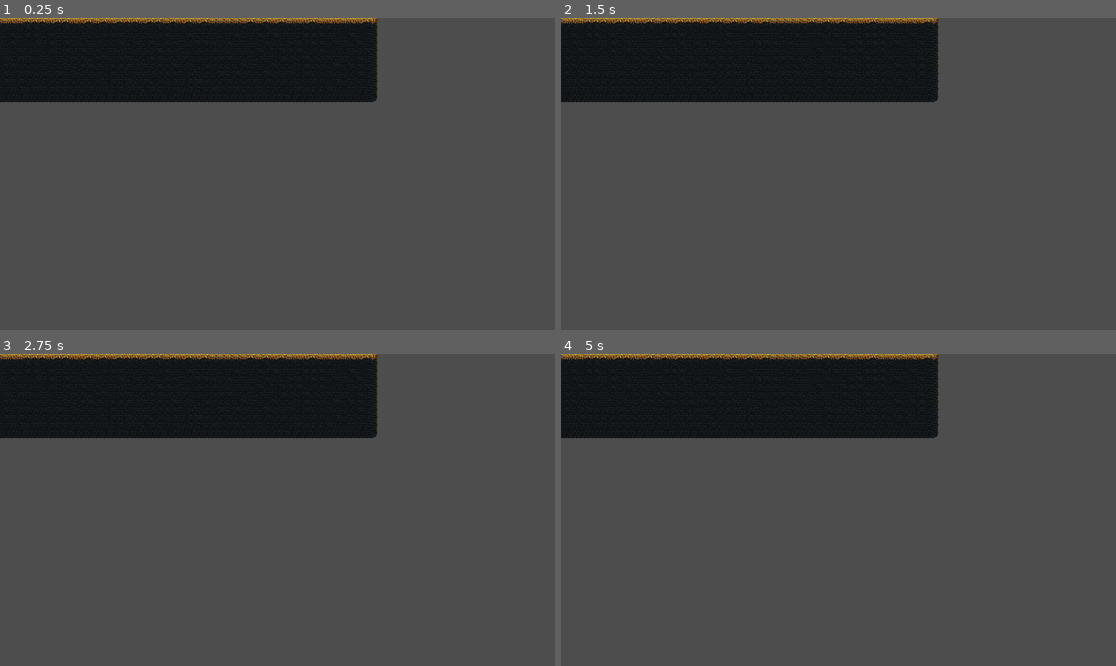
Above: before the commit, frames 1-4 (two rows, left to right).
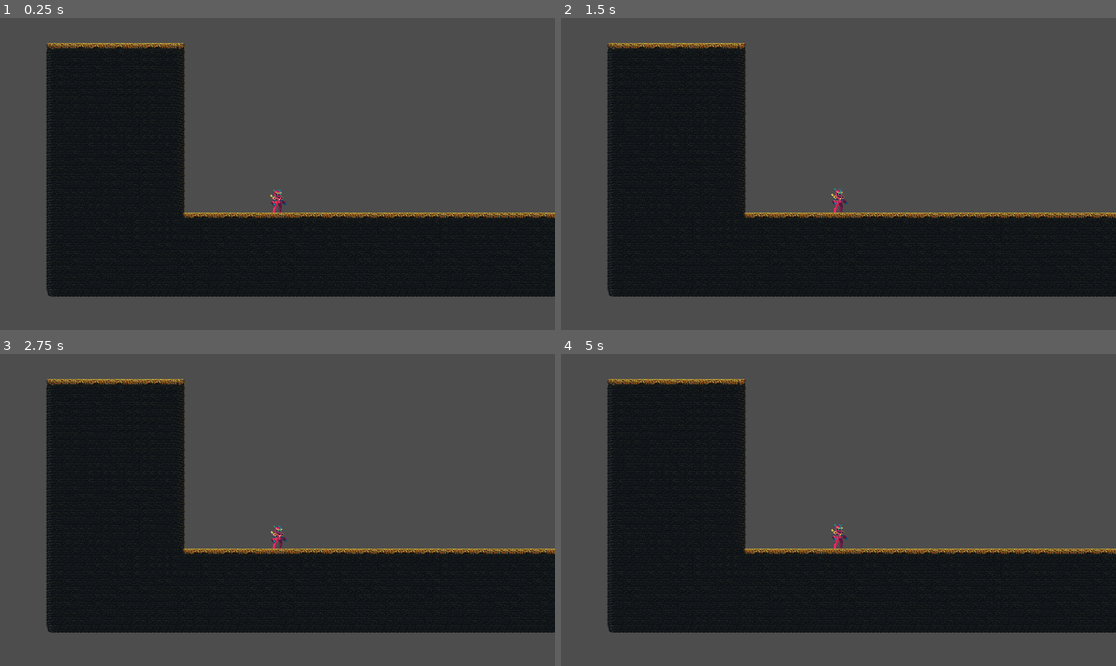
Above: after the commit, the same moments.

Repository: ogabor82/littleAdventurerAndie2D
Game: Godot game, scene res://Game/Main.tscn
Two runs of this game, one before a commit and one after it. Both use one fixed random seed, a clock stepped at 60 frames per second and the inputs below.
Inputs:
- Up to frame 1 (0.25 s): no input
- Up to frame 2 (1.5 s): tap Enter at 1.25 s
- Up to frame 3 (2.75 s): tap Space at 2 s
- Up to frame 4 (5 s): tap Enter at 2.75 s; tap Space at 4.25 s

The runs differ from the first frame. In frame 1, 48% of the frame differs, in the area x 0-100%, y 0-90%; in frame 2, 48%; in frame 3, 48%; in frame 4, 48%.

Commit message:
Update Main.tscn to adjust player animation settings and add a Camera2D node for improved gameplay perspective

Diff:
--- a/Game/Main.tscn
+++ b/Game/Main.tscn
@@ -477,4 +477,9 @@
 position = Vector2(0, -32)
 sprite_frames = SubResource("SpriteFrames_utrsb")
 animation = &"idle"
-frame_progress = 0.323527
+autoplay = "idle"
+frame = 4
+frame_progress = 0.0761367
+
+[node name="Camera2D" type="Camera2D" parent="CharacterBody2D"]
+offset = Vector2(0, -80)
